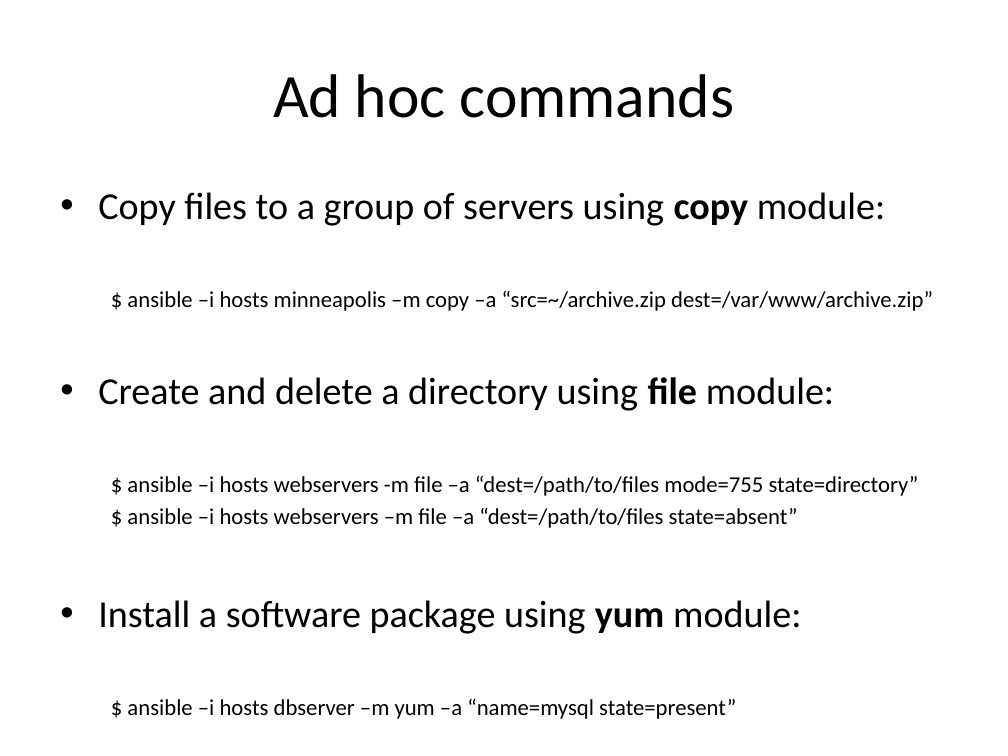
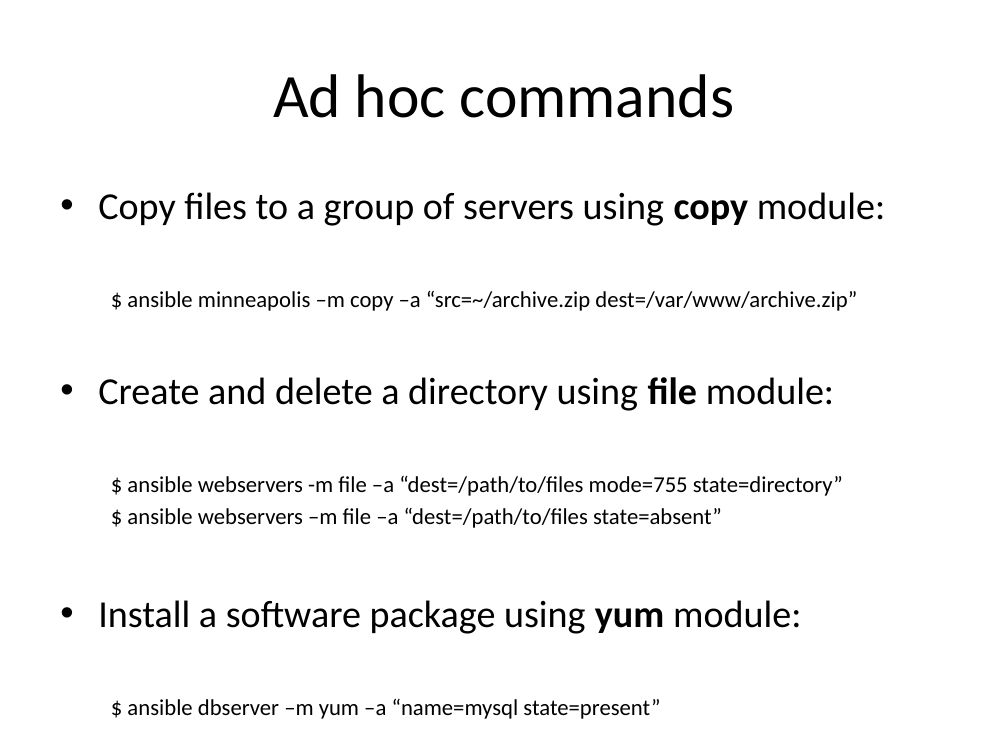
Before and after one commit to jasondbaker/infrastructure-class, a slide deck: slide 32 of lectures/infrastructure-week-10.pptx (slide 31 before the commit). Drawn at 1008x756 pixels with LibreOffice and Linux fonts; fonts in the diff are those of the drawing. Boxes give left, top, right and bottom in pixels: in the first picture for what was removed or moved away, otherwise in the second. Text is boxed around its words. In the diff, an @@ line names an element or a change of style, - is before the commit and + after.

```diff
--- a/lectures/infrastructure-week-10.pptx
+++ b/lectures/infrastructure-week-10.pptx
@@ text at bbox=[127, 290, 857, 311]: text changed @@
-  $ ansible –i hosts minneapolis –m copy –a “src=~/archive.zip dest=/var/www/archive.zip”
+  $ ansible minneapolis –m copy –a “src=~/archive.zip dest=/var/www/archive.zip”
@@ text at bbox=[127, 476, 843, 528]: text changed @@
-  $ ansible –i hosts webservers -m file –a “dest=/path/to/files mode=755 state=directory”
-  $ ansible –i hosts webservers –m file –a “dest=/path/to/files state=absent”
+  $ ansible webservers -m file –a “dest=/path/to/files mode=755 state=directory”
+  $ ansible webservers –m file –a “dest=/path/to/files state=absent”
@@ text at bbox=[127, 698, 660, 719]: text changed @@
-  $ ansible –i hosts dbserver –m yum –a “name=mysql state=present”
+  $ ansible dbserver –m yum –a “name=mysql state=present”
```
Also in this commit, not shown: 5 other slides changed, 1 slide added, 2 other files.
